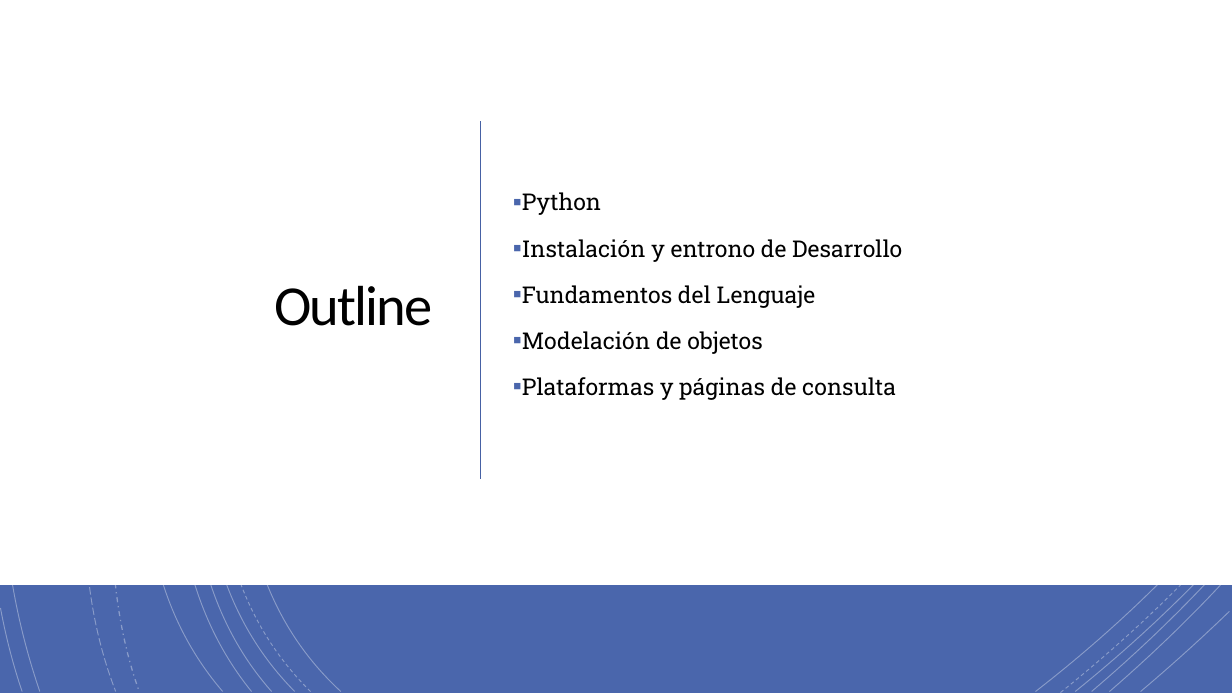
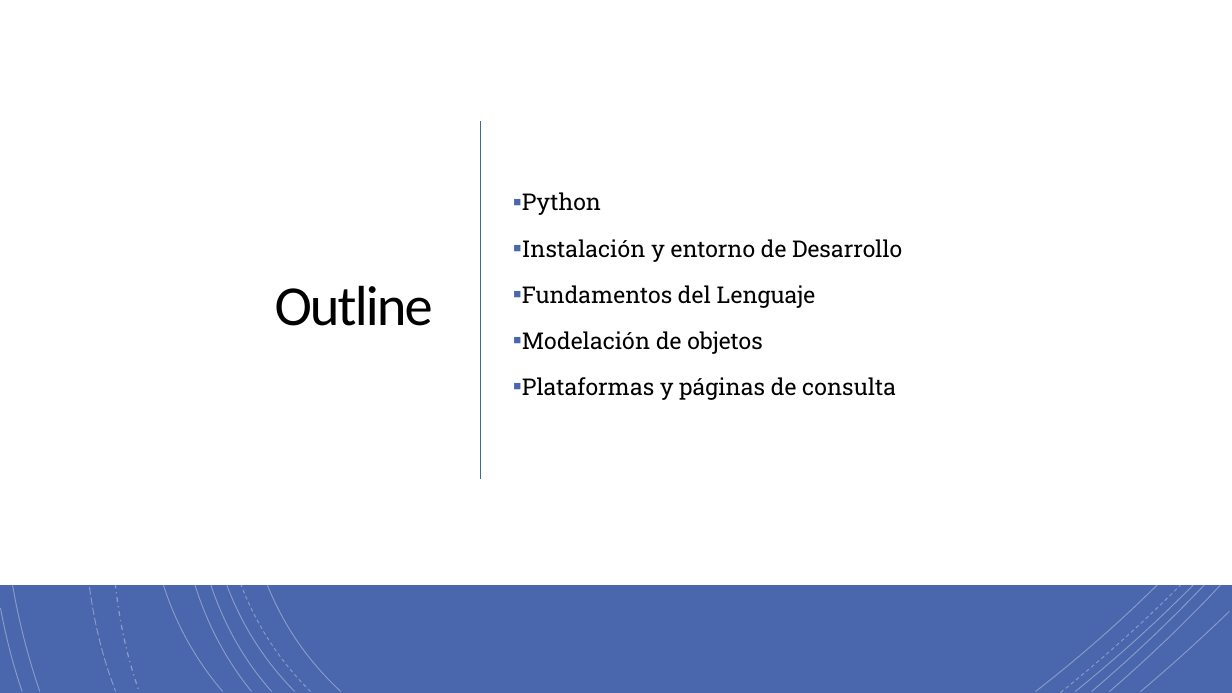
Before and after one commit to felipecr00/ICS2122-Taller-IO, a slide deck: slide 2 of AY01/ay1.pptx. Drawn at 1232x693 pixels with LibreOffice and Linux fonts; fonts in the diff are those of the drawing. Boxes give left, top, right and bottom in pixels: in the first picture for what was removed or moved away, otherwise in the second. Text is boxed around its words. In the diff, an @@ line names an element or a change of style, - is before the commit and + after.

Commit message:
Typo ppt1

```diff
--- a/AY01/ay1.pptx
+++ b/AY01/ay1.pptx
@@ text at bbox=[522, 239, 902, 262]: text changed @@
-▪ Instalación y entrono de Desarrollo
+▪ Instalación y entorno de Desarrollo
```
